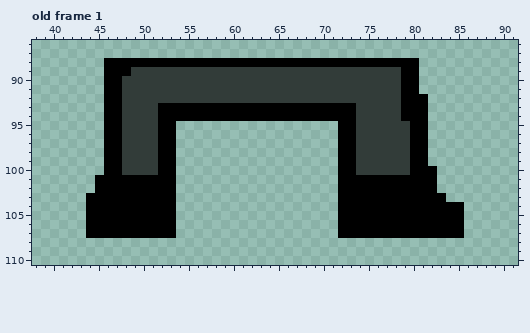
One commit to this pixel-art file: Assets/Aseprite/Enemy_legs_walk_ew.aseprite. The picture above was drawn from the file before the commit.
128x128 pixels, 1 frame. Shown: old frame 1: x 38..91, y 86..110. The commit also changed other frames, which this record leaves out.
After:
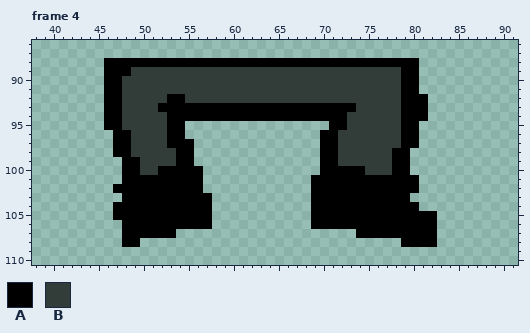
Palette (. is transparent): A #000000  B #323c39
A new or re-ordered frame is compared with the old frame closest to it.
The exact change:
frames 1 -> 7
Frame 4 is new; against old frame 1:
y 92: x 53..54 BB -> AA
y 94: x 52 A -> B; x 73 A -> B
y 95: x 52 A -> B; x 54 . -> A; x 71 . -> A; x 73 A -> B; x 79 B -> A; x 81 A -> .
y 96: x 46 A -> .; x 48 B -> A; x 52 A -> B; x 54 . -> A; x 70..73 ..AA -> AABB; x 79 B -> A; x 81 A -> .
y 97: x 46 A -> .; x 48 B -> A; x 52 A -> B; x 54..55 .. -> AA; x 70..73 ..AA -> AABB; x 79 B -> A; x 81 A -> .
y 98: x 46 A -> .; x 48 B -> A; x 52..55 AA.. -> BBAA; x 70..73 ..AA -> AABB; x 78..81 BBAA -> AA..
y 99: x 46..49 AABB -> ..AA; x 52..55 AA.. -> BBAA; x 70..73 ..AA -> AABB; x 78..81 BBAA -> AA..
y 100: x 46..49 AABB -> ..AA; x 54..56 ... -> AAA; x 70..71 .. -> AA; x 74 B -> A; x 78..82 BBAAA -> AA...
y 101: x 45..47 AAA -> ...; x 54..56 ... -> AAA; x 69..71 ... -> AAA; x 81..82 AA -> ..
y 102: x 45..46 AA -> ..; x 54..56 ... -> AAA; x 69..71 ... -> AAA; x 81..82 AA -> ..
y 103: x 44..47 AAAA -> ....; x 54..57 .... -> AAAA; x 69..71 ... -> AAA; x 80..83 AAAA -> ....
y 104: x 44..46 AAA -> ...; x 54..57 .... -> AAAA; x 69..71 ... -> AAA; x 81..85 AAAAA -> .....
y 105: x 44..46 AAA -> ...; x 54..57 .... -> AAAA; x 69..71 ... -> AAA; x 83..85 AAA -> ...
y 106: x 44..47 AAAA -> ....; x 54..57 .... -> AAAA; x 69..71 ... -> AAA; x 83..85 AAA -> ...
y 107: x 44..47 AAAA -> ....; x 72..73 AA -> ..; x 83..85 AAA -> ...
y 108: x 48..49 .. -> AA; x 79..82 .... -> AAAA
